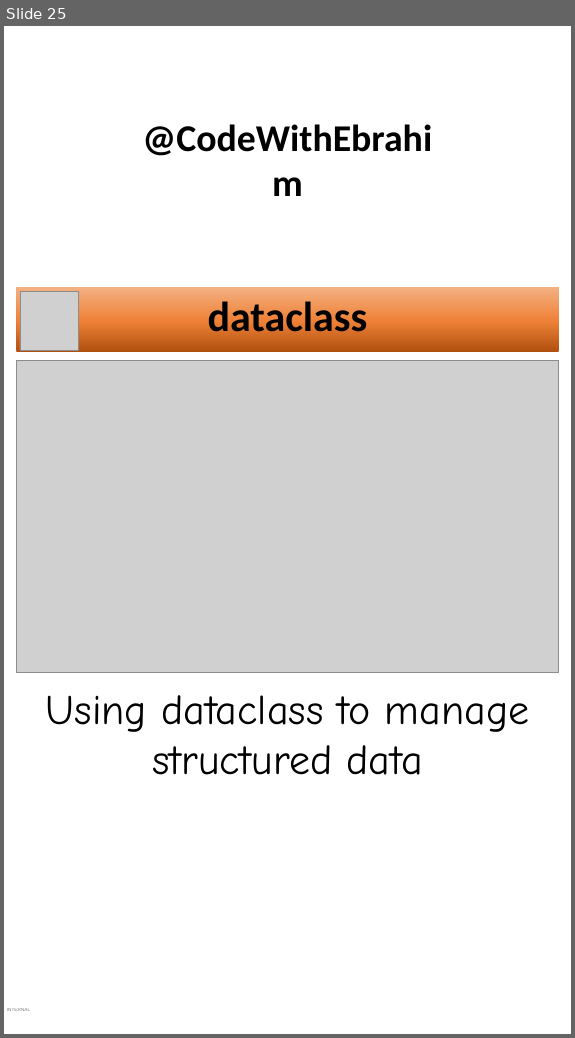
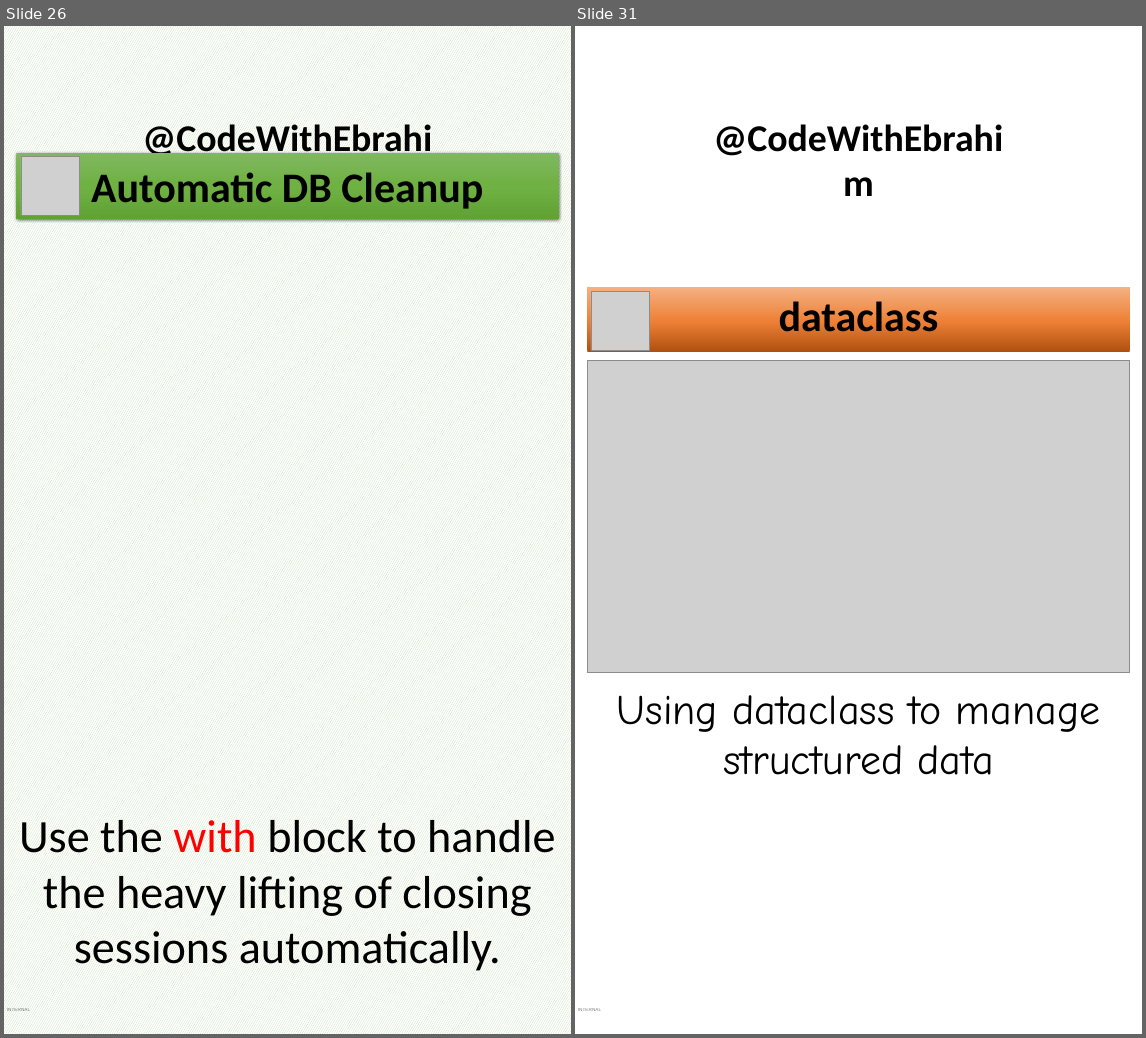
Before and after one commit to ebrahimsalehi1/python_codes, a slide deck: assets/shorts.pptx. Shown side by side, each under a label of ours: slide 25 before the commit, slides 26 and 31 after it; the slides between them are not shown. The pictures are 575x1038 and 1146x1038 pixels, drawn with LibreOffice and Linux fonts; fonts in the diff are those of the drawing; grey boxes stand for pictures; background and template pictures are left out. Boxes give left, top, right and bottom in pixels: in the first picture for what was removed or moved away, otherwise in the second. Text is boxed around its words. In the diff, an @@ line names an element or a change of style, - is before the commit and + after.

```diff
--- a/assets/shorts.pptx
+++ b/assets/shorts.pptx
@@ slide 26 added at [4,26,571,1034], background pattern #A9D18E on #FFFFFF; not listed: 2 template elements that a slide beside it also shows @@
@@ rectangle added at [16,153,558,219], fill gradient #81B861 to #6FB242 to #62A336, 60 pt, text #000000, bold @@
+Automatic DB Cleanup
@@ picture added at [21,157,79,215] @@
@@ text added at [19,820,555,971], 66 pt, text #000000 @@
+Use the with block to handle the heavy lifting of closing sessions automatically.
@@ what was slide 25 is now slide 31 @@
```
Also in this commit, not shown: 5 other slides added, 12 other files.
